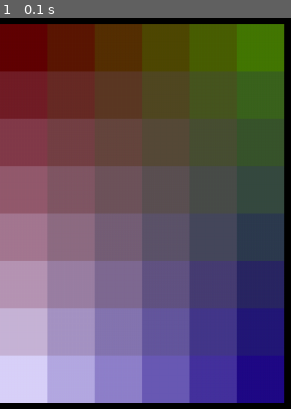
Above: before the commit, frame 1.
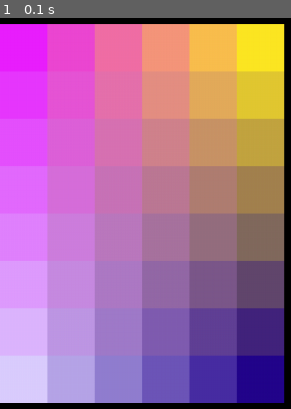
Above: after the commit, the same moment.

Repository: Angelina-ainel/PyGame-Project
Game: pygame game, started from field.py
The game is run twice, just before and just after one commit, with the same random seed, the same clock (stepped at 60 frames per second) and the same inputs.
Inputs:
- Up to frame 1 (0.1 s): no input

The runs differ from the first frame. In frame 1, 83% of the frame differs, in the area x 0-98%, y 1-87%.

Commit message:
work on mixing in progress

Diff:
--- a/field.py
+++ b/field.py
@@ -3,9 +3,11 @@
 from PIL import ImageColor
 import random
 
+fixed_elems = ['4 corners', 'whole frame', 'vertical lines', 'horizontal lines']
+
 
 class Element(pg.sprite.Sprite):
-    def __init__(self, row, col, top, cell_size, color, *groups):
+    def __init__(self, row, col, top, cell_size, color, fixed, id, *groups):
         super(Element, self).__init__(*groups)
         self.image = pg.Surface((cell_size, cell_size))
         self.rect = self.image.get_rect()
@@ -13,13 +15,18 @@
         pg.draw.rect(self.image, self.color, self.rect)
         self.rect.x = col * cell_size
         self.rect.y = top + row * cell_size
+        self.id = id
+        self.fixed = fixed
+        if self.fixed:
+            pg.draw.circle(self.image, 'black', self.rect.center, 10)
+        self.mixed = False
 
-    def update(self) -> None:
+    def update(self):
         pass
 
 
 class Field:
-    def __init__(self, width, height, color1, color2, color3, color4):
+    def __init__(self, width, height, color1, color2, color3, color4, type):
         self.width = width
         self.height = height
         self.left = 0
@@ -30,44 +37,81 @@
         self.left_bottom = color3
         self.right_bottom = color4
         self.all_elems = pg.sprite.Group()
-        self.colors = []
+        self.mixed_elems = pg.sprite.Group()
+        self.list_elems = []
+        self.fixed_elems = type
+        self.mixed = False
 
     def set_view(self, left, top, cell_size):
         self.left = left
         self.top = top
         self.cell_size = cell_size
 
+    def check_fixing(self, r, c):
+        if self.fixed_elems == '4 corners':
+            if (c == 0 and r == 0) or (c == 0 and r == self.height - 1) \
+                    or (c == self.width - 1 and r == 0) or (c == self.width - 1 and r == self.height - 1):
+                return True
+            return False
+
     def render(self):
+        id = 1
         r, c = 0, 0
         coeff_h_left = np.trunc((self.left_bottom - self.left_top) / (self.height - 1))
         coeff_h_right = np.trunc((self.right_bottom - self.right_top) / (self.height - 1))
         for n in range(self.height * self.width):
             coeff_w = np.trunc(((self.right_top + (coeff_h_right * r)) -
                        (self.left_top + (coeff_h_left * r))) / (self.width - 1))
+            # print(r, c)
             if c < self.width:
                 if c == 0 and r != 0:
                     c += 1
-
+                fixing = self.check_fixing(r, c)
                 color = self.left_top + (coeff_h_left * r) + (coeff_w * c)
                 # print(color)
-                Element(r, c, self.top, self.cell_size, color, self.all_elems)
+                sprite = Element(r, c, self.top, self.cell_size, color, fixing, id, self.all_elems)
                 c += 1
-                self.colors.append(color)
+                id += 1
+                self.list_elems.append(sprite)
             else:
                 c = 0
                 r += 1
-                Element(r, c, self.top, self.cell_size, self.left_top + (coeff_h_left * r), self.all_elems)
-                self.colors.append(self.left_top + (coeff_h_left * r))
-        # print(len(self.colors))
+                fixing = self.check_fixing(r, c)
+                sprite = Element(r, c, self.top, self.cell_size,
+                                 self.left_top + (coeff_h_left * r), fixing, id, self.all_elems)
+                id += 1
+                self.list_elems.append(sprite)
+        # self.mix_elements()
 
     def mix_elements(self):
-        random.shuffle(self.all_elems.sprites())
-    # записала идею в google doc
-        pass
+        # можно сделать так и вставять нефиксированные плитки на опр. позицию insert'ом
+        # np_elems = np.array(self.list_elems)
+        # not_fixed_tiles = list(filter(lambda el: not el.fixed, self.list_elems))
+        for i in range(len(self.list_elems)):
+            if not self.list_elems[i].mixed and not self.list_elems[i].fixed:
+                filtered = [tile for tile in self.list_elems if
+                            not tile.mixed and not tile.fixed and tile != self.list_elems[i]]
+                for el in filtered:
+                    print(el.id, end='; ')
+                # для фильтра написать отдельную функцию
+                # for el in list(filter(lambda tile: not tile.fixed and tile != self.list_elems[i], self.list_elems)):
+                    # print(el.id, end='; ')
+                pair = random.choice([tile for tile in self.list_elems if
+                                      not tile.mixed and not tile.fixed and tile != self.list_elems[i]])
+                print(self.list_elems[i].id, pair.id)
+                self.list_elems[i] = pair
+                self.list_elems[self.list_elems.index(pair)] = self.list_elems[i]
+                pair.mixed = True
+                self.list_elems[i].mixed = True
+        self.mixed_elems.add(*self.list_elems)
+        for el in self.list_elems:
+            print(el.id, end=', ')
+        # проверить это и отрисовать
 
     def make_array(self):
-        np_colors = np.array(self.colors)
-
+        np_colors = np.array(self.list_elems)
+        for el in self.list_elems:
+            print(el.fixed)
 
     def get_click(self, mouse_pos):
         cell = self.get_cell(mouse_pos)
@@ -87,20 +131,23 @@
 if __name__ == '__main__':
     pg.init()
     screen = pg.display.set_mode((950, 950))
-    lt = np.array((98, 0, 5))
-    rt = np.array((65, 120, 8))
+    lt = np.array((234, 31, 255))
+    rt = np.array((255, 234, 31))
     lb = np.array((220, 210, 255))
     rb = np.array((30, 2, 140))
 
-    level = Field(6, 8, lt, rt, lb, rb)
+    level = Field(6, 8, lt, rt, lb, rb, '4 corners')
     level.set_view(0, 75, 50)
     running = True
     level.render()
+    level.mix_elements()
     while running:
         for event in pg.event.get():
             if event.type == pg.QUIT:
                 running = False
         screen.fill((0, 0, 0))
+        # level.mixed_elems.draw(screen)
         level.all_elems.draw(screen)
+
         pg.display.flip()
     pg.quit()
